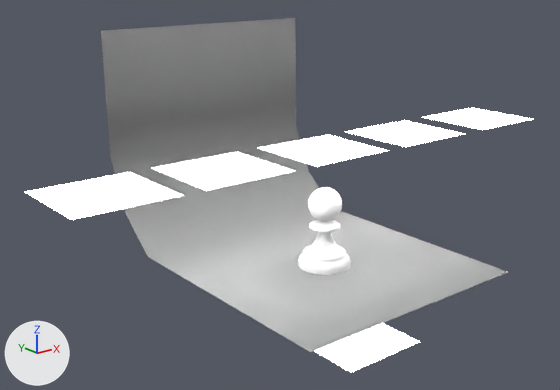
Renders of the Blender file apps/src/chess.blend from each side of a commit.
Both versions are drawn from a camera (50 mm lens) standing at (-11.24, -12.43, 7.54) and looking at (-0.49, 1.02, 2.16). The axes (+X, +Y, +Z) are drawn at lower left. The lights are the same throughout.

Before the edit, the objects in view are built like this:
```python
me_circle = bpy.data.meshes.new('Circle')
me_circle.from_pydata(...)  # 170 vertices, 168 faces; spans x -0.97..0.97, y -0.97..0.97, z 0.24..2.98
me_circle.polygons.foreach_set('use_smooth', [True] * 168)
me_plane_002 = bpy.data.meshes.new('Plane.002')
me_plane_002.from_pydata(...)  # 20 vertices, 5 faces; spans x -1.0..1.1, y -1.0..1.0, z 0.0
me_plane_002.materials.append(mat_light)  # white #e7e7e7
me_plane_005 = bpy.data.meshes.new('Plane.005')
me_plane_005.from_pydata([(0.21, -1.0, 0.0), (-0.14, -1.0, 0.0), (0.21, 1.0, 0.0), (-0.14, 1.0, 0.0)], [], [(1, 0, 2, 3)])
me_plane_005.materials.append(mat_light)  # white #e7e7e7
ob_circle_001 = bpy.data.objects.new('Circle.001', me_circle)
ob_circle_001.location = (0.0, -0.01, 0.47)
ob_circle_001.scale = (0.679, 0.679, 0.679)
_m = ob_circle_001.modifiers.new('Subsurf', 'SUBSURF')
_m.levels = 3
ob_plane_001 = bpy.data.objects.new('Plane.001', me_plane_002)
ob_plane_001.location = (-0.38, -0.06, 3.41)
ob_plane_001.scale = (6.09, 1.0, 1.0)
ob_plane_004 = bpy.data.objects.new('Plane.004', me_plane_005)
ob_plane_004.location = (-0.37, -1.23, -0.75)
ob_plane_004.scale = (6.09, 1.0, 1.0)
# also in view: 'Plane' at (0.0, 0.84, 3.21)
```
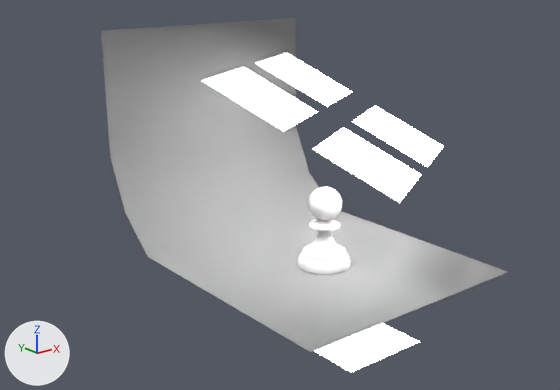
Commit message: / ‘apps/src/chess.blend’

Pixel boxes (x1, y1, x2, y2) of what changed, in the pictures (560 x 390 px; the box of a moved part takes in the faces that stretch with it):
'Plane.001', reshaped, moved, turned
    before: (25, 108, 532, 220)
    after: (202, 53, 444, 203)
'Circle.001', moved
    before: (298, 187, 351, 275)
    after: (298, 187, 351, 274)
part 1 of me_plane_002, moved or reshaped
    before: (258, 135, 390, 167)
    after: (202, 67, 318, 131)
part 2 of me_plane_002, moved or reshaped
    before: (152, 152, 294, 191)
    after: (255, 53, 352, 107)
part 3 of me_plane_002, deleted
    before: (25, 172, 184, 220)

What the commit changed:
me_plane_002 has 20 vertices, 5 faces and spans x -1.0..1.1, y -1.0..1.0, z 0.0.
me_plane_002 is used by ob_plane_001; location (-0.38, -0.06, 3.41); scale (6.09, 1.0, 1.0).
me_plane_002 part 1: the loose piece of 4 vertices spanning x -0.14..0.21, y -1.0..1.0, z 0.0 is moved by (0.43, 2.66, 0.0).
me_plane_002 part 2: the loose piece of 4 vertices spanning x -0.57..-0.22, y -1.0..1.0, z 0.0 is moved by (1.32, 2.66, 0.0).
me_plane_002 part 3: the loose piece of 4 vertices spanning x -1.0..-0.65, y -1.0..1.0, z 0.0 is deleted.
Object 'Circle.001' (ob_circle_001) moves from (0.0, -0.01, 0.47) to (0.0, -0.01, 0.48).
Object 'Plane.001' (ob_plane_001) moves from (-0.38, -0.06, 3.41) to (-2.6, -2.92, 3.41).
Object 'Plane.001' (ob_plane_001) turns from (0, 0, 0) to (27, 0, 30) degrees about x, y and z.
